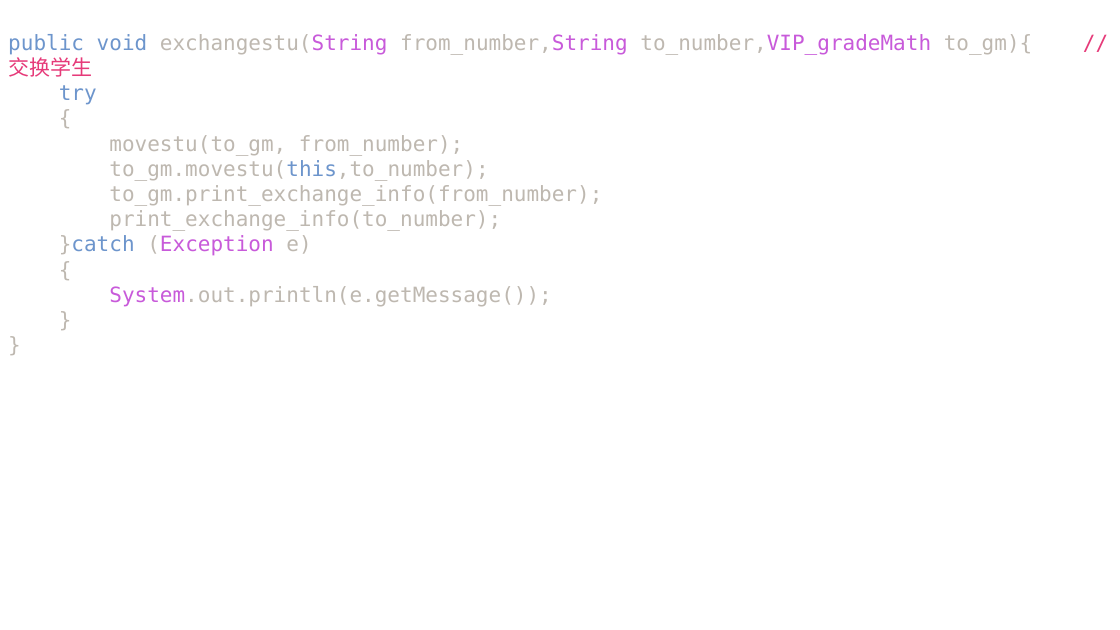
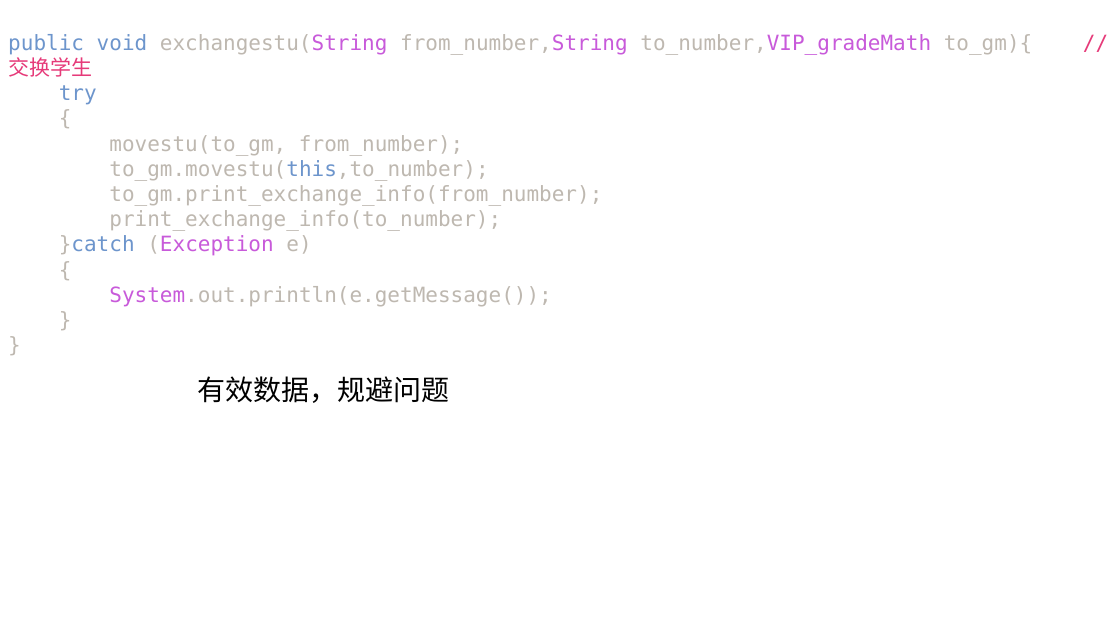
Before and after one commit to lxl66566/my-college-files, a slide deck: slide 6 of 信息科学与工程学院/java/java2.pptx. Drawn at 1120x630 pixels with LibreOffice and Linux fonts; fonts in the diff are those of the drawing. Boxes give left, top, right and bottom in pixels: in the first picture for what was removed or moved away, otherwise in the second. Text is boxed around its words. In the diff, an @@ line names an element or a change of style, - is before the commit and + after.

```diff
--- a/信息科学与工程学院/java/java2.pptx
+++ b/信息科学与工程学院/java/java2.pptx
@@ text added at box(198, 376, 450, 403), 24 pt, text #000000 @@
+有效数据，规避问题
```
Also in this commit, not shown: 1 other slide changed, 2 other files.
